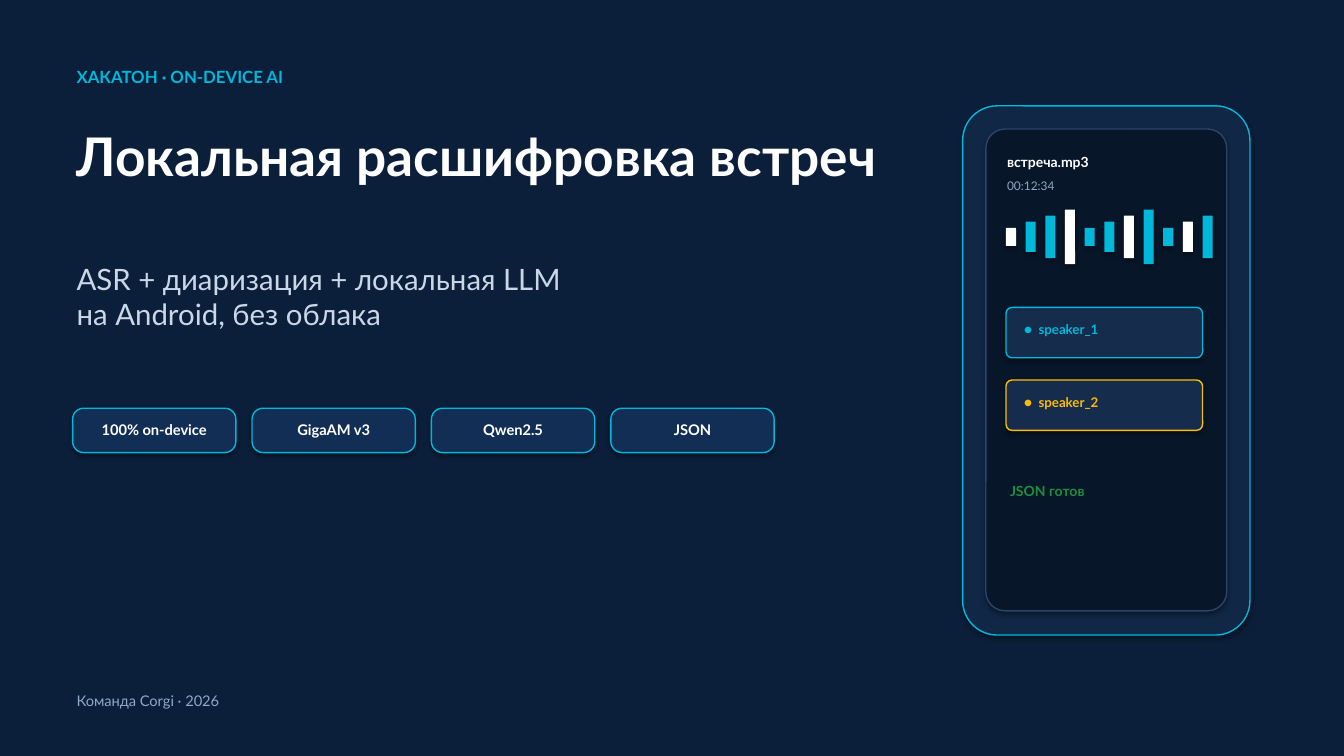
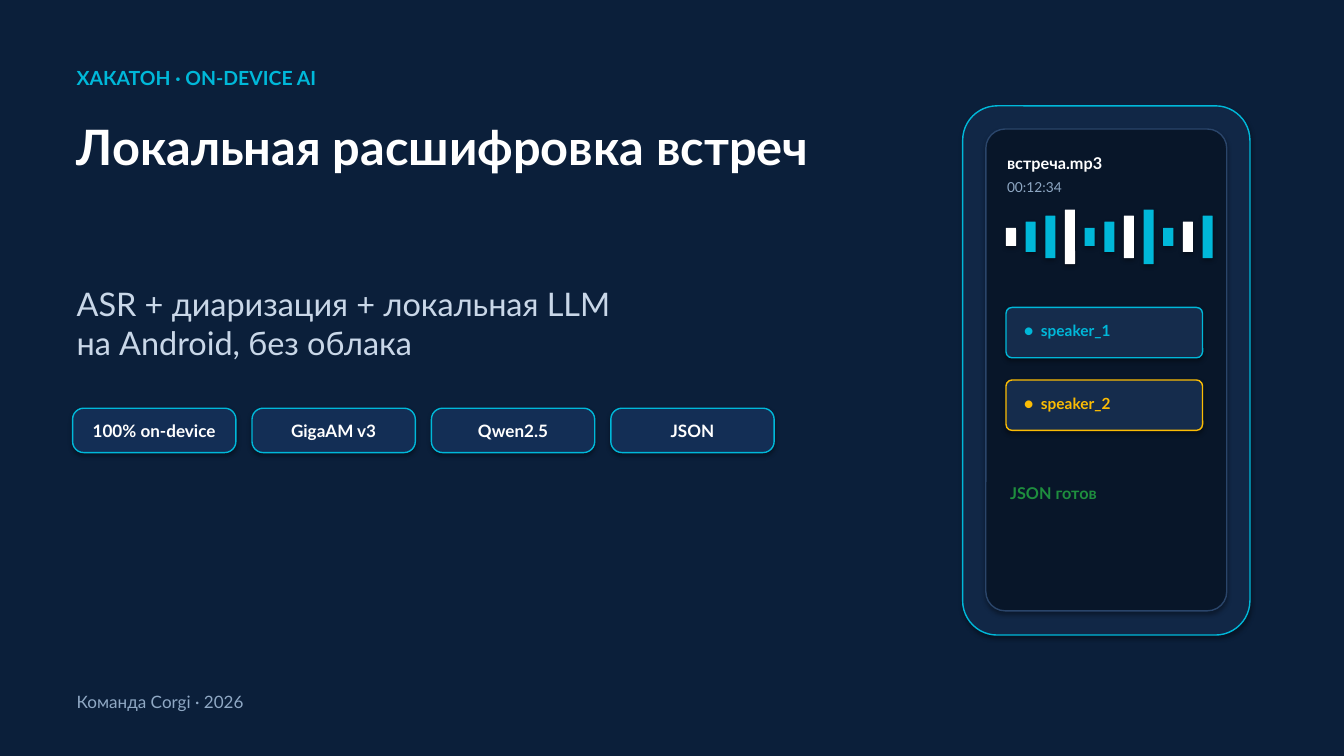
Before and after one commit to VershininSemyon/nuclear_hack_team_corgi, a slide deck: slide 1 of artifacts/hackathon_defense.pptx. Drawn at 1344x756 pixels with LibreOffice and Linux fonts; fonts in the diff are those of the drawing. Boxes give left, top, right and bottom in pixels: in the first picture for what was removed or moved away, otherwise in the second. Text is boxed around its words. In the diff, an @@ line names an element or a change of style, - is before the commit and + after.

```diff
--- a/artifacts/hackathon_defense.pptx
+++ b/artifacts/hackathon_defense.pptx
@@ text "ХАКАТОН · ON-DEVICE AI" at [77, 71, 316, 85]: size 12 to 13.9 pt @@
@@ text "Локальная расшифровка встреч" at [77, 129, 808, 174]: size 38 to 34.8 pt @@
@@ text "встреча.mp3" at [1007, 157, 1102, 172]: size 10 to 11.6 pt @@
@@ text "00:12:34" at [1007, 182, 1062, 192]: size 8.5 to 9.9 pt @@
@@ text "ASR + диаризация + локальная ...": place and size @@
-text "ASR + диаризация + локальная ..." at [77, 268, 560, 329]
+text "ASR + диаризация + локальная ..." at [77, 292, 610, 359]
@@ text "ASR + диаризация + локальная ..." at [77, 292, 610, 359]: size 21 to 23.2 pt @@
@@ text "● speaker_1" at [1041, 324, 1111, 339]: size 9.5 to 11 pt @@
@@ text "● speaker_2" at [1041, 397, 1111, 412]: size 9.5 to 11 pt @@
@@ text "JSON готов" at [1010, 487, 1097, 499]: size 10 to 11.6 pt @@
@@ size 10.5 to 12.2 pt in 5 elements at [93, 424, 216, 437], [291, 424, 376, 440], [478, 424, 548, 440], [671, 424, 715, 437], [77, 695, 244, 711] @@
```
Also in this commit, not shown: 10 other slides changed, 1 slide added, 1 slide removed, 8 other files.
